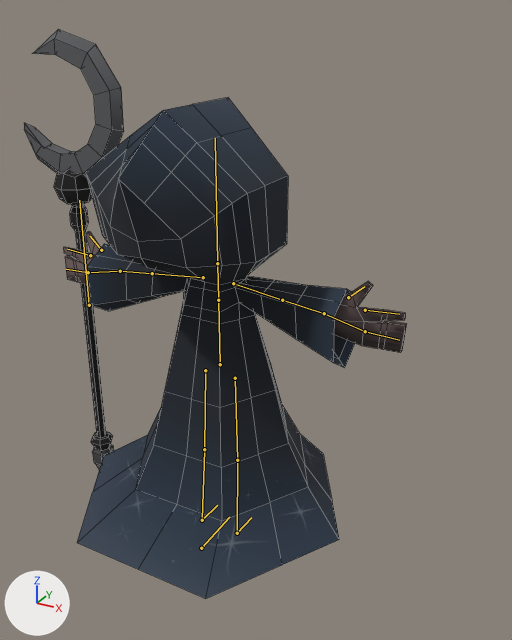
The Blender file actors/characters/player/mesh/reaper.blend as it was, and as the next commit left it.
Both versions are drawn from a 50 mm camera at (1.46, -2.38, 2.27) aimed at (0.08, 0.12, 1.02). The axes (+X, +Y, +Z) are drawn at lower left. The lights are the same throughout. The bones that bend it are drawn over the model as lines. Mesh edges are drawn as thin lines.

Objects in the first picture: 'body', 'cloak', 'staff'.
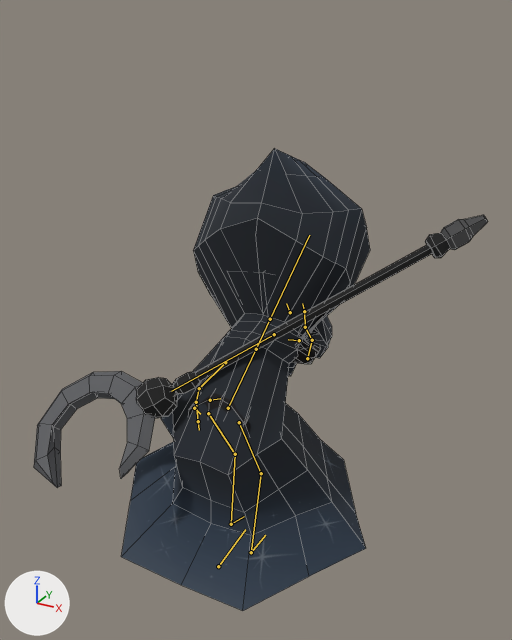
The newer file adds an action. The first version stands in its rest pose; the second is drawn at frame 49 of the action 'PigletPet'.

The edits, one by one:
Bone 'root' (bone_root) moves from (0.0, 0.0, 0.0) to (0.101, -0.019, -0.048).
Bone 'root' (bone_root) turns from (0, 0, 0) to (6, 0, 0) degrees about its own x, y and z.
Bone 'hip' (bone_hip) moves from (0.0, 0.0, 0.0) to (-0.001, -0.106, 0.001).
Bone 'hip' (bone_hip) turns from (0, 0, 0) to (-61, 0, 0) degrees about its own x, y and z.
Bone 'upper_arm_l' (bone_upper_arm_l) moves from (0.0, 0.0, 0.0) to (-0.141, 0.083, -0.1).
Bone 'upper_arm_l' (bone_upper_arm_l) turns from (0, 0, 0) to (-47, -1, 33) degrees about its own x, y and z.
Bone 'lower_arm_l' (bone_lower_arm_l) turns from (0, 0, 0) to (-24, 37, -24) degrees about its own x, y and z.
Bone 'hand_l' (bone_hand_l) turns from (0, 0, 0) to (-18, -7, 7) degrees about its own x, y and z.
Bone 'fingers_l' (bone_fingers_l) turns from (0, 0, 0) to (18, -58, -20) degrees about its own x, y and z.
Bone 'thumb_l' (bone_thumb_l) moves from (0.0, 0.0, 0.0) to (-0.028, 0.024, -0.041).
Bone 'thumb_l' (bone_thumb_l) turns from (0, 0, 0) to (-31, 26, -14) degrees about its own x, y and z.
Bone 'pointer_l' (bone_pointer_l) moves from (0.0, 0.0, 0.0) to (-0.033, 0.035, 0.015).
Bone 'pointer_l' (bone_pointer_l) turns from (0, 0, 0) to (-19, -42, 9) degrees about its own x, y and z.
Bone 'head' (bone_head) turns from (0, 0, 0) to (-1, -2, 1) degrees about its own x, y and z.
Bone 'upper_arm_r' (bone_upper_arm_r) moves from (0.0, 0.0, 0.0) to (0.024, 0.123, -0.103).
Bone 'upper_arm_r' (bone_upper_arm_r) turns from (0, 0, 0) to (-141, 27, -37) degrees about its own x, y and z.
Bone 'lower_arm_r' (bone_lower_arm_r) turns from (0, 0, 0) to (-15, -67, 9) degrees about its own x, y and z.
Bone 'hand_r' (bone_hand_r) moves from (0.0, 0.0, 0.0) to (-0.008, -0.004, -0.005).
Bone 'hand_r' (bone_hand_r) turns from (0, 0, 0) to (7, -26, 1) degrees about its own x, y and z.
Bone 'fingers_r' (bone_fingers_r) turns from (0, 0, 0) to (-2, -3, -9) degrees about its own x, y and z.
Bone 'thumb_r' (bone_thumb_r) moves from (0.0, 0.0, 0.0) to (0.047, -0.153, -0.062).
Bone 'thumb_r' (bone_thumb_r) turns from (0, 0, 0) to (-42, -23, -24) degrees about its own x, y and z.
Bone 'pointer_r' (bone_pointer_r) moves from (0.0, 0.0, 0.0) to (0.029, 0.01, -0.033).
Bone 'pointer_r' (bone_pointer_r) turns from (0, 0, 0) to (1, -30, -10) degrees about its own x, y and z.
Bone 'upper_leg_l' (bone_upper_leg_l) turns from (0, 0, 0) to (-90, -1, 3) degrees about its own x, y and z.
Bone 'lower_leg_l' (bone_lower_leg_l) turns from (0, 0, 0) to (36, 1, 0) degrees about its own x, y and z.
Bone 'foot_l' (bone_foot_l) turns from (0, 0, 0) to (15, 0, 0) degrees about its own x, y and z.
Bone 'upper_leg_r' (bone_upper_leg_r) turns from (0, 0, 0) to (-83, 1, -2) degrees about its own x, y and z.
Bone 'lower_leg_r' (bone_lower_leg_r) turns from (0, 0, 0) to (39, -1, 0) degrees about its own x, y and z.
Bone 'foot_r' (bone_foot_r) turns from (0, 0, 0) to (-15, 0, 0) degrees about its own x, y and z.
Bone 'staff' (bone_staff) moves from (0.0, 0.0, 0.0) to (0.839, 0.059, -0.222).
Bone 'staff' (bone_staff) turns from (0, 0, 0) to (42, 34, 149) degrees about its own x, y and z.

Location of each change, [x1, y1, x2, y2] in pixels of the pictures (512 x 640 px):
'cloak', posed (10% narrower, 8% shorter): before [77, 98, 355, 599]; after [121, 148, 370, 611]
'staff', posed (350% wider, 38% shorter): before [24, 29, 124, 469]; after [34, 215, 488, 488]
'body', posed: before [63, 231, 407, 353]; after [188, 340, 321, 435]
bone 'root', root to tip: before (201, 548) to (229, 517); after (218, 566) to (245, 529)
bone 'hip', root to tip: before (220, 364) to (218, 300); after (228, 408) to (256, 349)
bone 'upper_arm_l', root to tip: before (203, 277) to (152, 273); after (225, 362) to (199, 388)
bone 'lower_arm_l', root to tip: before (152, 273) to (120, 271); after (199, 388) to (196, 402)
bone 'hand_l', root to tip: before (120, 271) to (88, 272); after (196, 402) to (198, 421)
bone 'fingers_l', root to tip: before (88, 272) to (66, 269); after (198, 421) to (199, 430)
bone 'thumb_l', root to tip: before (101, 250) to (90, 236); after (210, 400) to (220, 398)
bone 'pointer_l', root to tip: before (90, 255) to (67, 249); after (194, 408) to (200, 414)
bone 'head', root to tip: before (217, 263) to (215, 138); after (270, 319) to (309, 235)
bone 'upper_arm_r', root to tip: before (233, 283) to (282, 300); after (307, 358) to (312, 340)
bone 'lower_arm_r', root to tip: before (282, 300) to (324, 313); after (312, 340) to (305, 327)
bone 'hand_r', root to tip: before (324, 313) to (365, 331); after (305, 327) to (304, 311)
bone 'fingers_r', root to tip: before (365, 331) to (399, 340); after (304, 311) to (302, 303)
bone 'thumb_r', root to tip: before (348, 297) to (364, 286); after (299, 340) to (288, 339)
bone 'pointer_r', root to tip: before (365, 310) to (399, 314); after (290, 312) to (286, 303)
bone 'upper_leg_l', root to tip: before (205, 370) to (204, 449); after (208, 413) to (235, 454)
bone 'lower_leg_l', root to tip: before (204, 449) to (202, 520); after (235, 454) to (231, 524)
bone 'foot_l', root to tip: before (202, 520) to (217, 505); after (231, 524) to (244, 516)
bone 'upper_leg_r', root to tip: before (235, 378) to (237, 460); after (239, 422) to (261, 473)
bone 'lower_leg_r', root to tip: before (237, 460) to (237, 533); after (261, 473) to (251, 552)
bone 'foot_r', root to tip: before (237, 533) to (251, 517); after (251, 552) to (265, 535)
bone 'staff', root to tip: before (89, 305) to (79, 200); after (274, 334) to (171, 391)
